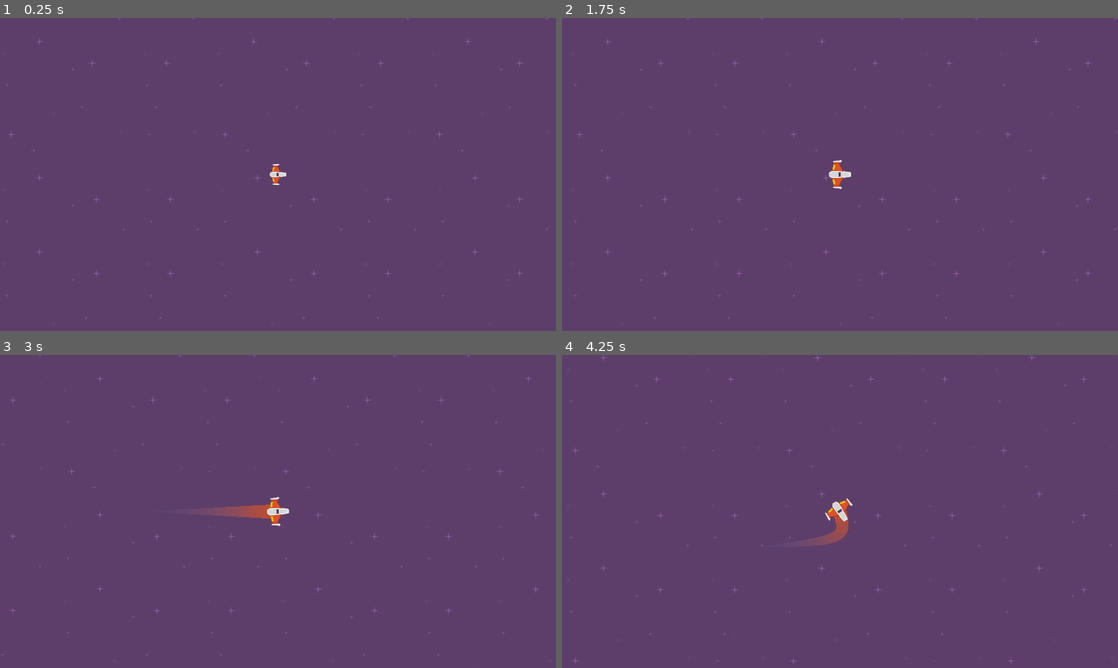
Above: before the commit, frames 1-4 (two rows, left to right).
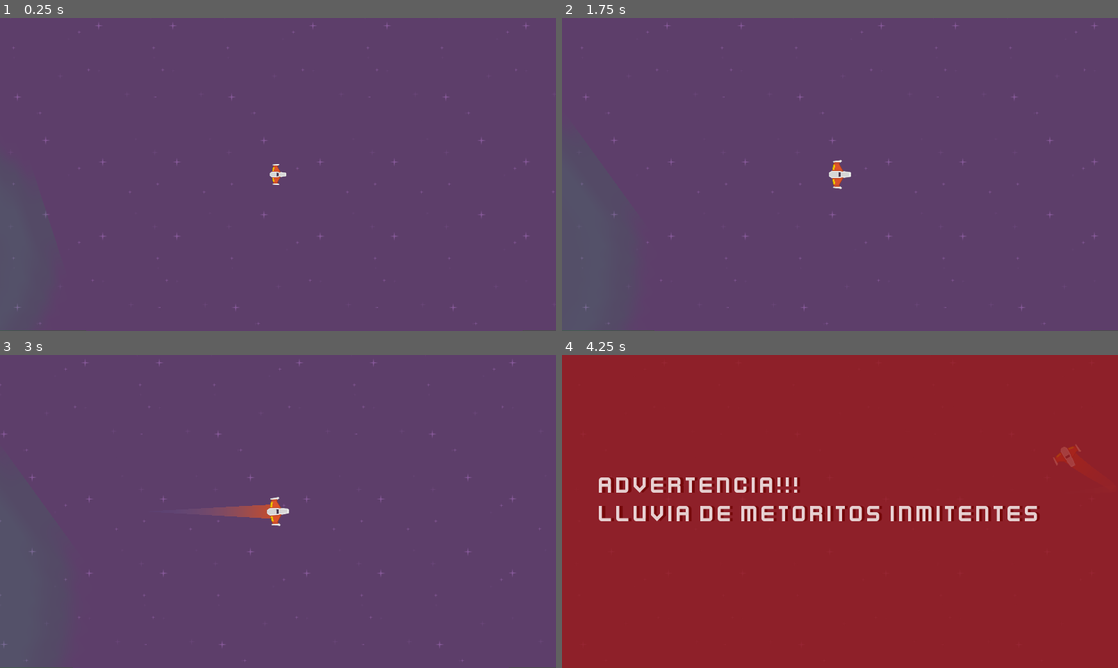
Above: after the commit, the same moments.

Repository: Elunneh/Juego-Meteo
Game: Godot game, scene res://Juego/Niveles/NivelTest.tscn
The game is run twice, just before and just after one commit, with the same random seed, the same clock (stepped at 60 frames per second) and the same inputs.
Inputs (mouse positions are in pixels of both pictures, inside the frame that each line leads up to):
- Up to frame 1 (0.25 s): no input
- Up to frame 2 (1.75 s): move the mouse to (962, 158) at 0.52 s; press the mouse at (962, 158) at 0.53 s; hold W (mover_adelante) 0.53-1.28 s; tap Enter at 1.25 s; move the mouse to (728, 190) at 1.27 s; release the mouse at (728, 190) at 1.28 s; hold S (mover_atras) from 1.28 s (still down); right-click (728, 190) at 1.35 s
- Up to frame 3 (3 s): move the mouse to (333, 442) at 2.02 s; release S (mover_atras) at 2.03 s; hold W (mover_adelante) from 2.03 s (still down); tap E (recarga_laser) at 2.1 s; move the mouse to (250, 574) at 2.77 s; tap A (rotar_antihorario) at 2.85 s
- Up to frame 4 (4.25 s): move the mouse to (1006, 558) at 3.52 s; release W (mover_adelante) at 3.53 s; hold S (mover_atras) from 3.53 s (still down); hold D (rotar_horario) from 3.53 s (still down)

The runs differ from the first frame. In frame 1, 0.4% of the frame differs, in the area x 0-100%, y 0-100%; in frame 2, 0.4%; in frame 3, 0.4%; in frame 4, 100%.

Commit message:
Update NivelTest.tscn

Diff:
--- a/Juego/Niveles/NivelTest.tscn
+++ b/Juego/Niveles/NivelTest.tscn
@@ -106,5 +106,5 @@
 [node name="TweenCamara" type="Tween" parent="."]
 
 [node name="Player" parent="." instance=ExtResource( 1 )]
-position = Vector2( -347.738, -715.635 )
+position = Vector2( 1678.21, 181.429 )
 [connection signal="tween_completed" from="TweenCamara" to="." method="_on_TweenCamara_tween_completed"]
